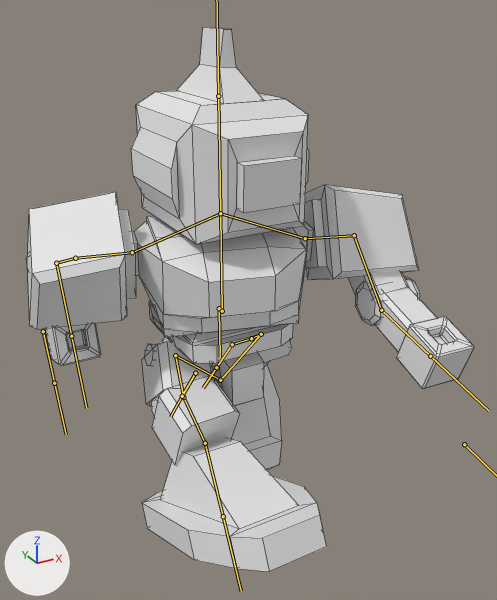
One commit to the FBX model Assets/Resources/Robot.fbx: the scene before it, then after it.
Both versions are drawn from a 50 mm camera at (-4.35, -8.86, 8.17) aimed at (0.23, -0.54, 4.01). Every picture has the same lights, and +X, +Y and +Z are marked at lower left. Both versions are drawn at frame 20 of the action 'Armature|Walk'; the numbers are the values there. The bones that bend it are drawn over the model as lines. Mesh edges are drawn as thin lines.

Names of what the first picture shows: 'Robot'.
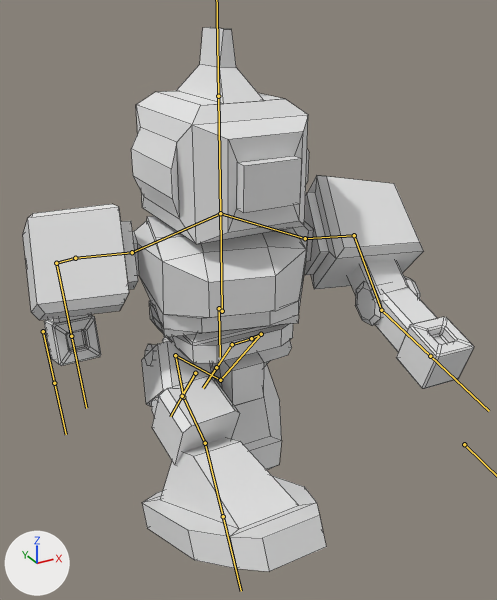
Changed parts and their boxes [x1, y1, x2, y2] in the pictures (497 x 600 px):
'Robot', posed: before [26, 28, 474, 571]; after [23, 28, 474, 571]

The edits, one by one:
Bone 'Shoulder.R' (bone_shoulder_r) turns from (0, -29, 0) to (0, -62, 0) degrees about its own x, y and z.
Bone 'UpArm.R' (bone_uparm_r) turns from (-31, -3, -15) to (0, -2, -14) degrees about its own x, y and z.
Bone 'DownArm.R' (bone_downarm_r) turns from (78, -10, 3) to (79, -2, 2) degrees about its own x, y and z.
Bone 'Shoulder.L' (bone_shoulder_l) turns from (0, -22, 0) to (0, -44, 0) degrees about its own x, y and z.
Bone 'UpArm.L' (bone_uparm_l) turns from (22, -8, 7) to (0, -4, 10) degrees about its own x, y and z.
